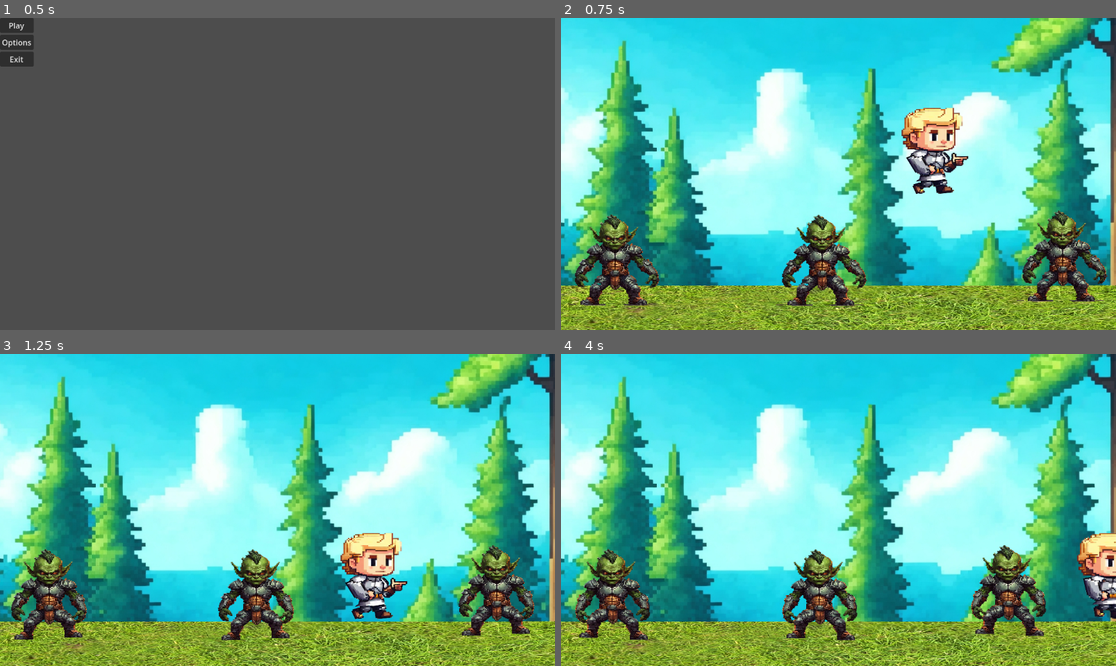
Above: before the commit, frames 1-4 (two rows, left to right).
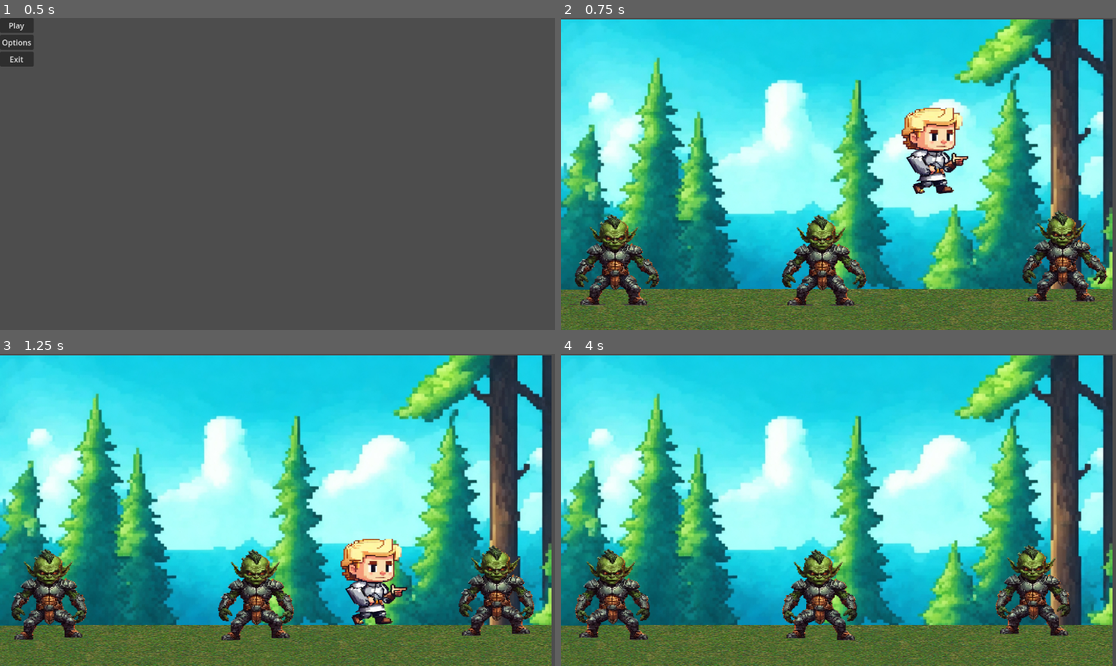
Above: after the commit, the same moments.

Repository: NikhilS240/godot-ics
Game: Godot game, scene res://menu.tscn
Two runs of this game, one before a commit and one after it. Both use one fixed random seed, a clock stepped at 60 frames per second and the inputs below. The project has no main scene, so this scene is started directly.
Inputs:
- Up to frame 1 (0.5 s): no input
- Up to frame 2 (0.75 s): click "Play" at 0.5 s
- Up to frame 3 (1.25 s): no input
- Up to frame 4 (4 s): tap Enter (ui_accept) at 1.25, 1.52, 2.27, 3.77 s; hold Right (ui_right) 1.28-2.78 s; hold Left (ui_left) 2.78-3.53 s; hold Right (ui_right) from 3.53 s (still down)

Frame 1 is identical in both runs. In frame 2, 58% of the frame differs, in the area x 0-100%, y 0-100%; in frame 3, 60%; in frame 4, 61%.

Commit message:
vietnette

Diff:
--- a/root.tscn
+++ b/root.tscn
@@ -1,19 +1,20 @@
 [gd_scene load_steps=6 format=3 uid="uid://bw8yrrabtb44l"]
 
-[ext_resource type="Texture2D" uid="uid://dhoqabf4s0na3" path="res://images/grass.png" id="1_i0vww"]
 [ext_resource type="Texture2D" uid="uid://dynky5o4on1hn" path="res://images/video game/backgrounds/Forest Background 1.jpg" id="1_pr5ig"]
+[ext_resource type="Texture2D" uid="uid://jsgnni8x4gs0" path="res://images/video game/grounds/free-seamless-grass-textures.jpg" id="2_6b6hd"]
 [ext_resource type="PackedScene" uid="uid://csm8ac2ayp4us" path="res://player.tscn" id="2_n3q83"]
 [ext_resource type="PackedScene" uid="uid://co5tns1ox8hyy" path="res://enemy.tscn" id="3_l54hq"]
 
 [sub_resource type="RectangleShape2D" id="RectangleShape2D_6qqee"]
-size = Vector2(1340, 374.107)
+size = Vector2(1240.74, 95.9044)
 
 [node name="Level" type="Node2D"]
 position = Vector2(-2.61469, -10.8609)
 scale = Vector2(0.997017, 1.02489)
 
 [node name="Sprite2D" type="Sprite2D" parent="."]
-position = Vector2(538.22, 356.976)
+position = Vector2(531.166, 333.141)
+scale = Vector2(0.806759, 0.806759)
 texture = ExtResource("1_pr5ig")
 
 [node name="StaticBody2D" type="StaticBody2D" parent="."]
@@ -21,25 +22,16 @@
 collision_mask = 11
 
 [node name="CollisionShape2D" type="CollisionShape2D" parent="StaticBody2D"]
-position = Vector2(503.116, 738.518)
+position = Vector2(527.827, 611.449)
 rotation = -0.000456447
 scale = Vector2(1, 1)
 shape = SubResource("RectangleShape2D_6qqee")
 
-[node name="Sprite2D" type="Sprite2D" parent="StaticBody2D/CollisionShape2D"]
-position = Vector2(84.2513, -0.97525)
-scale = Vector2(1.37124, 0.360676)
-texture = ExtResource("1_i0vww")
-
-[node name="CollisionShape2D" type="CollisionShape2D" parent="StaticBody2D/CollisionShape2D"]
-position = Vector2(-798.34, -91.1055)
-rotation = 1.56637
-shape = SubResource("RectangleShape2D_6qqee")
-
-[node name="Sprite2D" type="Sprite2D" parent="StaticBody2D/CollisionShape2D/CollisionShape2D"]
-position = Vector2(-11.6693, -8.08089)
-scale = Vector2(1.15797, 0.360676)
-texture = ExtResource("1_i0vww")
+[node name="Sprite2D" type="Sprite2D" parent="StaticBody2D"]
+position = Vector2(528.708, 614.278)
+rotation = -0.000456447
+scale = Vector2(1.8859, 0.496047)
+texture = ExtResource("2_6b6hd")
 
 [node name="Enemy2" parent="." instance=ExtResource("3_l54hq")]
 position = Vector2(437.921, 283.797)
Not shown, added: images/video game/grounds/360_F_183144766_dbGaN37u6a4VCliXQ6wcarerpYmuLAto.jpg.import
Not shown, added: images/video game/grounds/images (1).jpeg.import
Not shown, added: images/video game/grounds/images (2).jpeg.import
Not shown, added: images/video game/grounds/images.jpeg.import
Not shown, added: images/video game/grounds/polished-concrete-60479f4e099f9-1200.jpg.import
Binary file added: images/video game/grounds/vignette-overlay-png-3.png
Not shown, added: images/video game/grounds/vignette-overlay-png-3.png.import
